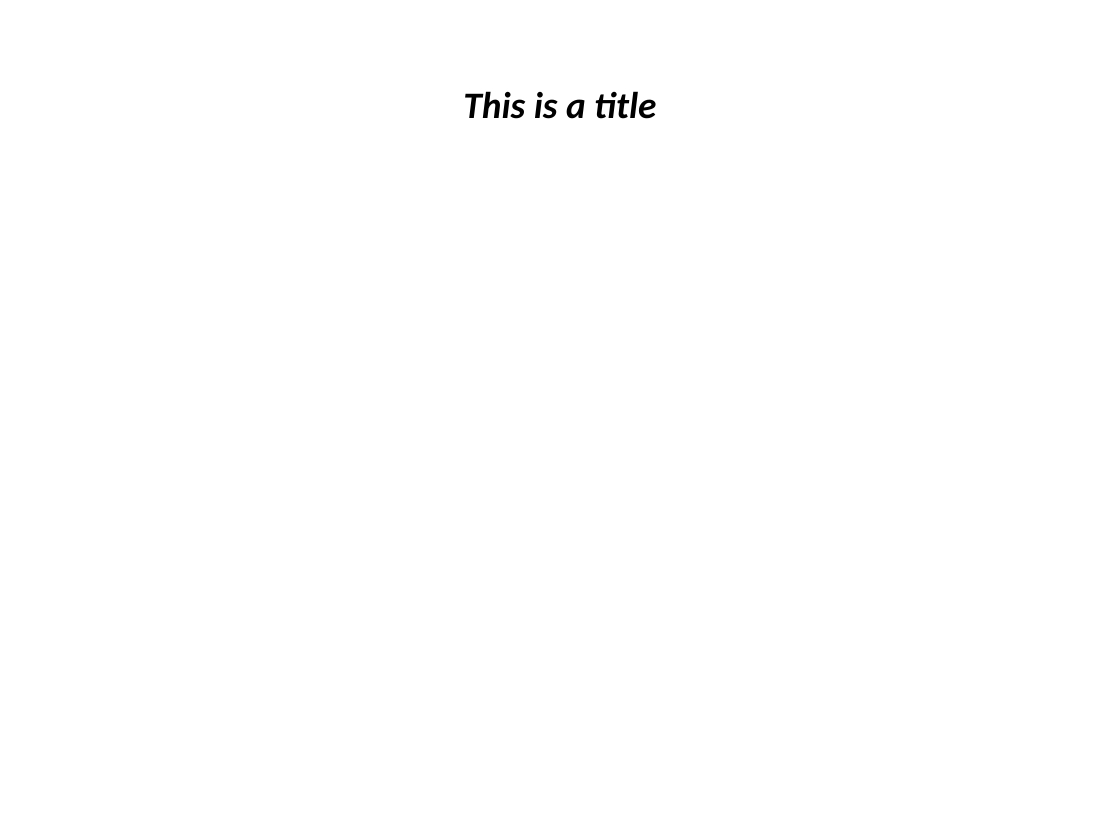
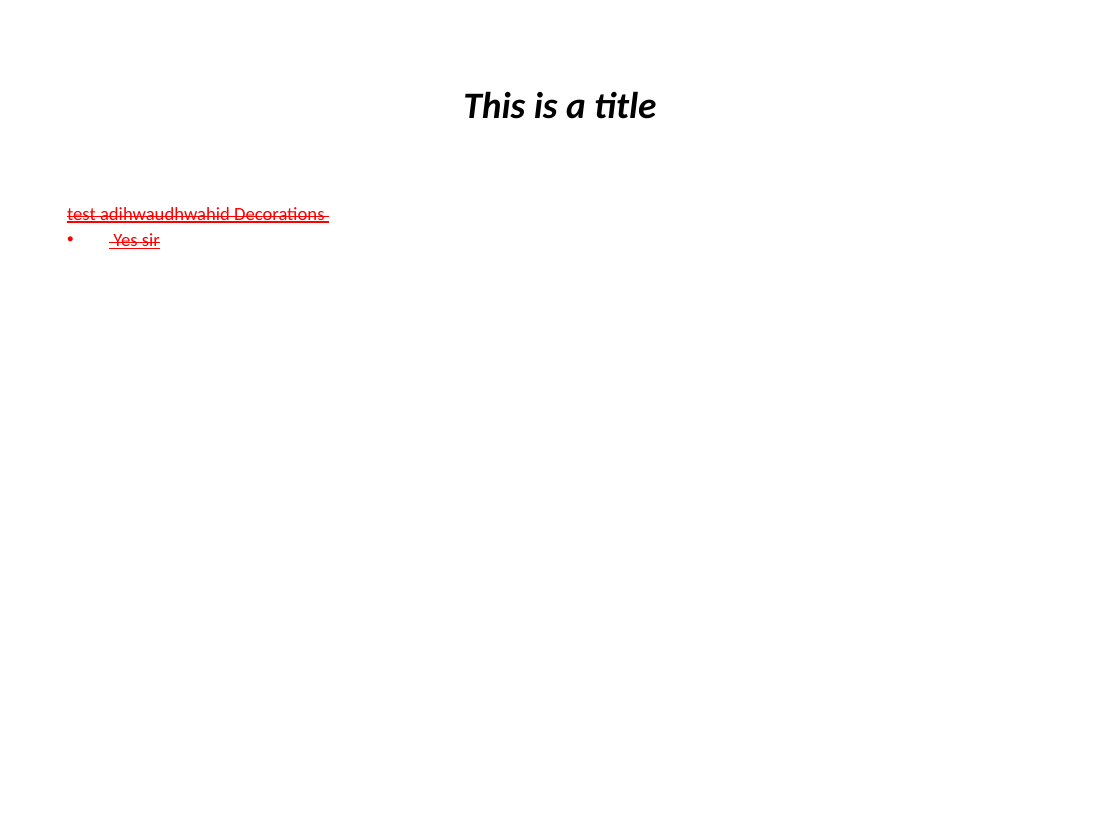
Before and after one commit to monstrotac/JsonConverterProject, a slide deck: slide 1 of JsonConverter/target/classes/OutputFolder/test.pptx. Drawn at 1120x840 pixels with LibreOffice and Linux fonts; fonts in the diff are those of the drawing. Boxes give left, top, right and bottom in pixels: in the first picture for what was removed or moved away, otherwise in the second. Text is boxed around its words. In the diff, an @@ line names an element or a change of style, - is before the commit and + after.

```diff
--- a/JsonConverter/target/classes/OutputFolder/test.pptx
+++ b/JsonConverter/target/classes/OutputFolder/test.pptx
@@ text added at box(67, 207, 324, 249), 12 pt, text #FF0000, underline, strikethrough @@
+• test adihwaudhwahid Decorations
+  Yes sir
```
Also in this commit, not shown: 1 other slide changed, 2 other files.
